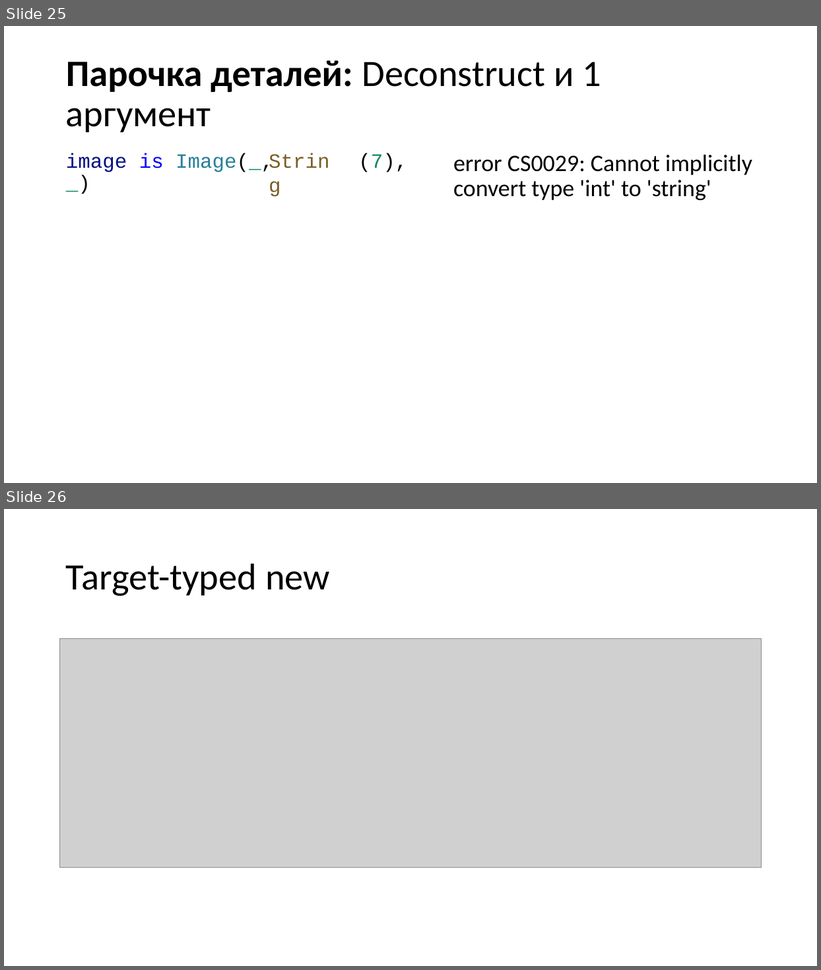
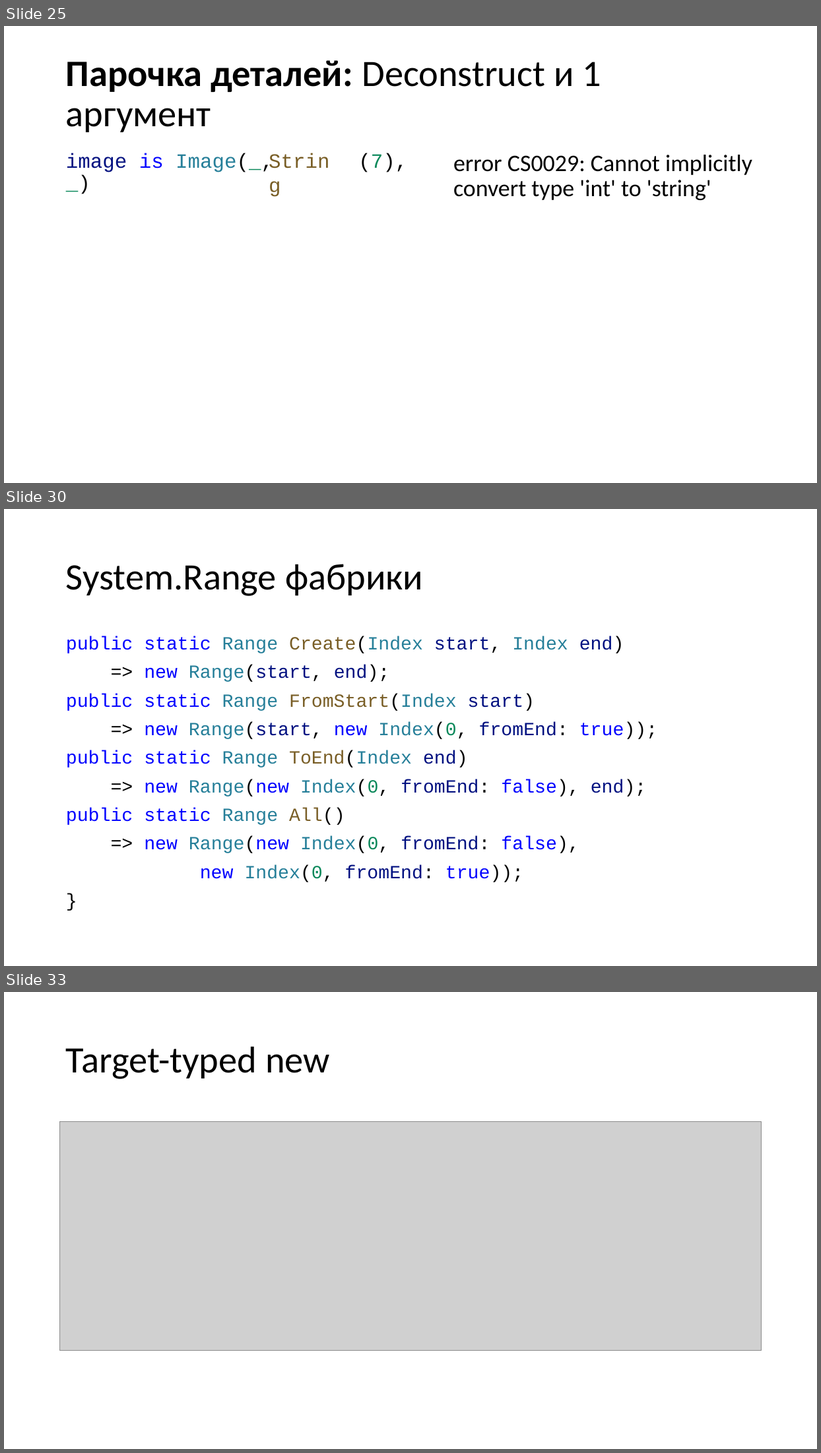
Before and after one commit to kugushev/presentations, a slide deck: Presentation.pptx. Shown one above the other, each under a label of ours: slides 25 and 26 before the commit, slides 25, 30 and 33 after it; the slides between them are not shown. The pictures are 821x970 and 821x1453 pixels, drawn with LibreOffice and Linux fonts; fonts in the diff are those of the drawing; grey boxes stand for pictures. Boxes give left, top, right and bottom in pixels: in the first picture for what was removed or moved away, otherwise in the second. Text is boxed around its words. In the diff, an @@ line names an element or a change of style, - is before the commit and + after.

Commit message:
add ranges

```diff
--- a/Presentation.pptx
+++ b/Presentation.pptx
@@ slide 30 added at (4,509,817,966), background #FFFFFF @@
@@ title added at (66,564,423,596), 44 pt, text #000000 @@
+System.Range фабрики
@@ text added at (66,636,657,883), 22 pt, text #0000FF @@
+public static Range Create(Index start, Index end)
+=> new Range(start, end);
+public static Range FromStart(Index start)
+=> new Range(start, new Index(0, fromEnd: true));
+public static Range ToEnd(Index end)
+=> new Range(new Index(0, fromEnd: false), end);
+public static Range All()
+=> new Range(new Index(0, fromEnd: false),
+new Index(0, fromEnd: true));
+}
@@ what was slide 26 is now slide 33 @@
```
Also in this commit, not shown: 1 slide changed, 6 other slides added, 1 slide removed, 2 other files.
